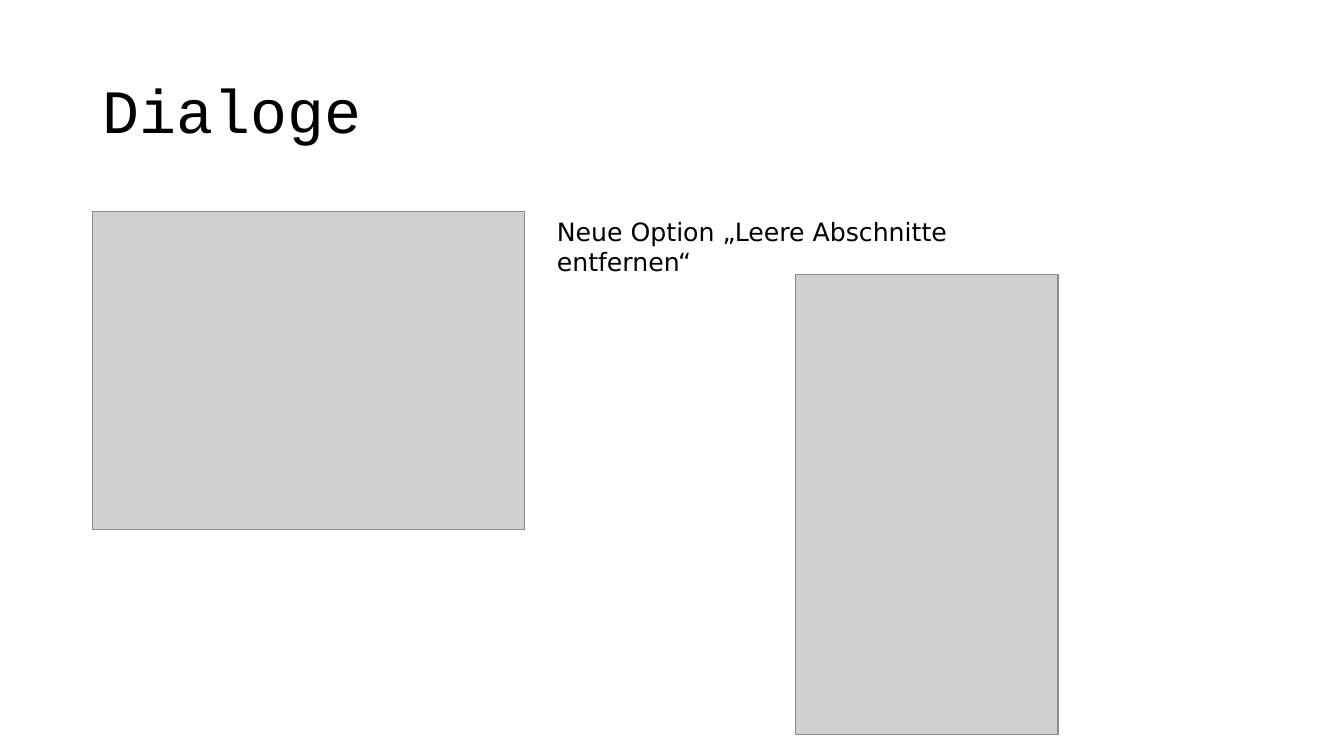
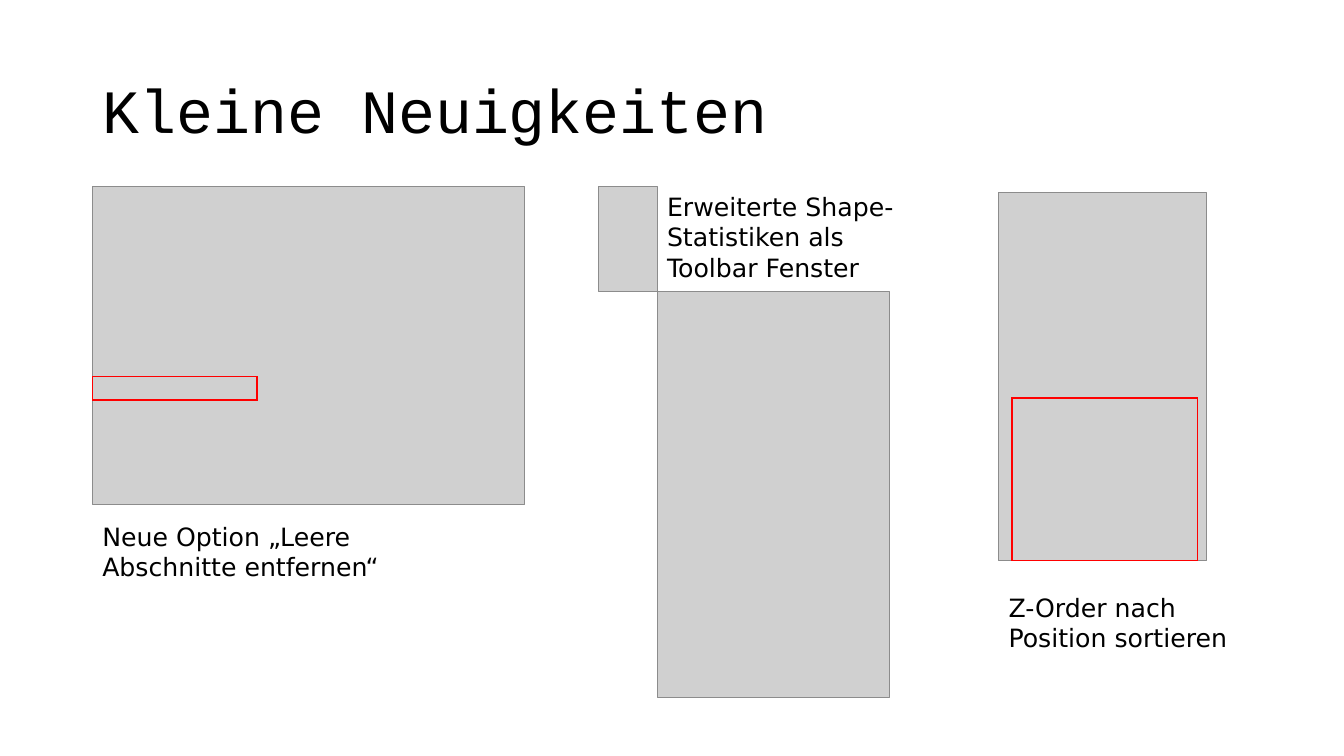
Before and after one commit to pyro-team/bkt-toolbox, a slide deck: slide 5 of documentation/Changelog.pptx. Drawn at 1344x756 pixels with LibreOffice and Linux fonts; fonts in the diff are those of the drawing; grey boxes stand for pictures. Boxes give left, top, right and bottom in pixels: in the first picture for what was removed or moved away, otherwise in the second. Text is boxed around its words. In the diff, an @@ line names an element or a change of style, - is before the commit and + after.

```diff
--- a/documentation/Changelog.pptx
+++ b/documentation/Changelog.pptx
@@ title at (102, 89, 768, 146): text changed @@
-Dialoge
+Kleine Neuigkeiten
@@ picture: place and size @@
-picture at (93, 211, 525, 529)
+picture at (93, 187, 525, 505)
@@ picture added at (599, 187, 657, 292) @@
@@ text added at (667, 197, 893, 278), 18 pt, text #000000 @@
+Erweiterte Shape-Statistiken als Toolbar Fenster
@@ picture added at (999, 193, 1207, 561) @@
@@ picture: place and size @@
-picture at (796, 275, 1059, 735)
+picture at (657, 291, 889, 697)
@@ rectangle added at (93, 377, 258, 400), outline #FF0000 1 pt @@
@@ rectangle added at (1012, 398, 1198, 561), outline #FF0000 1 pt @@
@@ text "Neue Option „Leere Abschnitte entfernen“" rewrapped from (557, 222, 947, 272) to (102, 527, 379, 577) @@
@@ text added at (1009, 598, 1227, 648), 18 pt, text #000000 @@
+Z-Order nach Position sortieren
```
Also in this commit, not shown: 2 other slides changed, 1 slide added, 2 slides removed, 1 other file.
